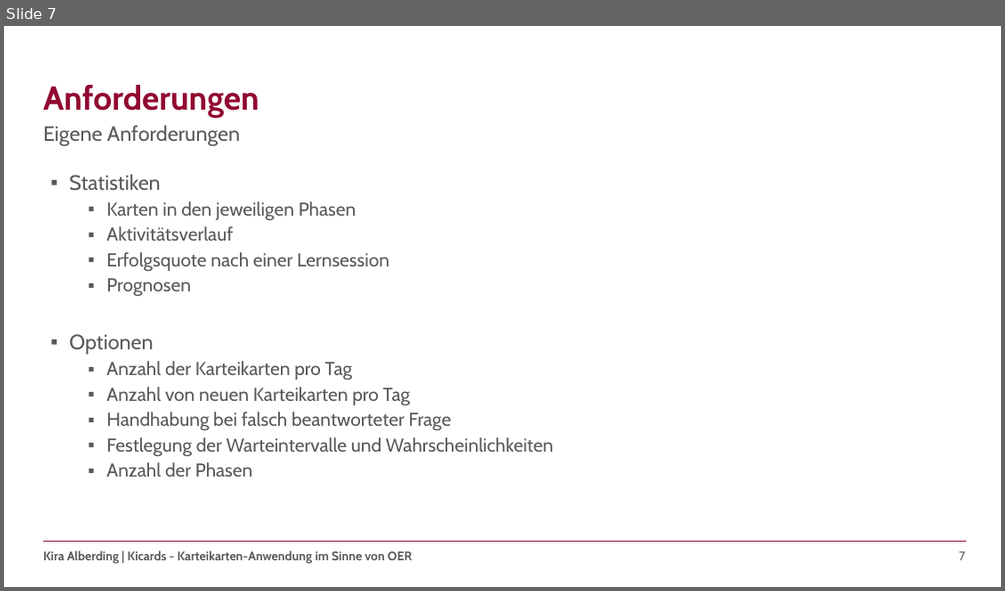
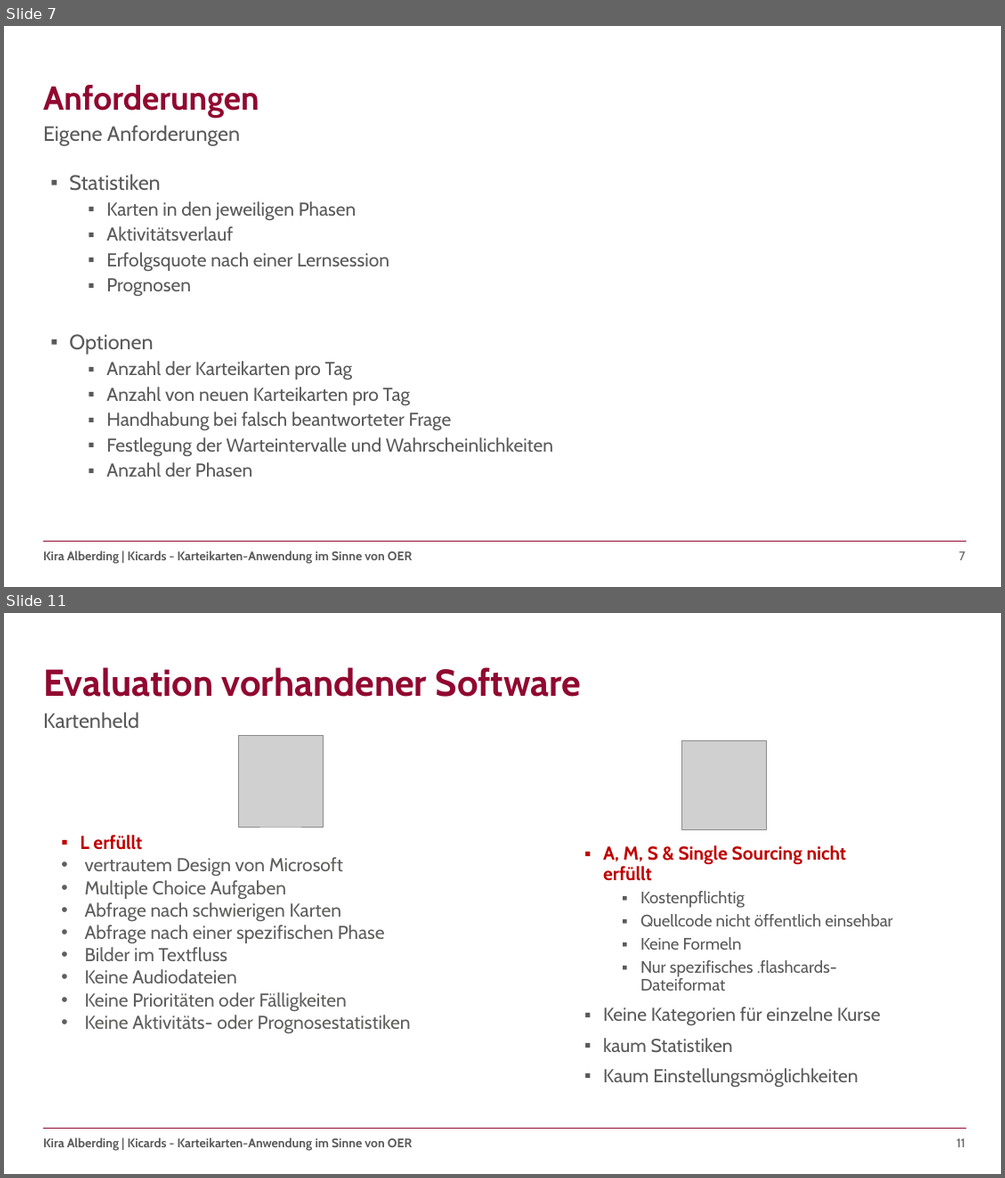
Before and after one commit to kalbe09/SeminararbeitOER, a slide deck: Seminararbeit - Präsentation.pptx. Shown one above the other, each under a label of ours: slide 7 before the commit, slides 7 and 11 after it; the slides between them are not shown. The pictures are 1005x591 and 1005x1178 pixels, drawn with LibreOffice and Linux fonts; fonts in the diff are those of the drawing; grey boxes stand for pictures; background and template pictures are left out. Boxes give left, top, right and bottom in pixels: in the first picture for what was removed or moved away, otherwise in the second. Text is boxed around its words. In the diff, an @@ line names an element or a change of style, - is before the commit and + after.

Commit message:
an Evaluation weitergearbeitet

```diff
--- a/Seminararbeit - Präsentation.pptx
+++ b/Seminararbeit - Präsentation.pptx
@@ slide 11 added at [4, 613, 1001, 1174], background #FFFFFF; not listed: 3 template elements that a slide beside it also shows @@
@@ title added at [43, 667, 581, 697], 36 pt, text #910830, bold @@
+Evaluation vorhandener Software
@@ text added at [43, 712, 139, 728], 20 pt, text #595959 @@
+Kartenheld
@@ picture added at [238, 736, 323, 827] @@
@@ picture added at [682, 741, 767, 830] @@
@@ text added at [80, 835, 411, 1033], 18 pt, text #5E5E5D @@
+▪ L erfüllt
+• vertrautem Design von Microsoft
+• Multiple Choice Aufgaben
+• Abfrage nach schwierigen Karten
+• Abfrage nach einer spezifischen Phase
+• Bilder im Textfluss
+• Keine Audiodateien
+• Keine Prioritäten oder Fälligkeiten
+• Keine Aktivitäts- oder Prognosestatistiken
@@ text added at [603, 845, 892, 1086], 18 pt, text #595959 @@
+▪ A, M, S & Single Sourcing nicht erfüllt
+  ▪ Kostenpflichtig
+  ▪ Quellcode nicht öffentlich einsehbar
+  ▪ Keine Formeln
+  ▪ Nur spezifisches .flashcards-Dateiformat
+▪ Keine Kategorien für einzelne Kurse
+▪ kaum Statistiken
+▪ Kaum Einstellungsmöglichkeiten
```
Also in this commit, not shown: 5 slides changed, 1 other slide added, 2 slides removed.
